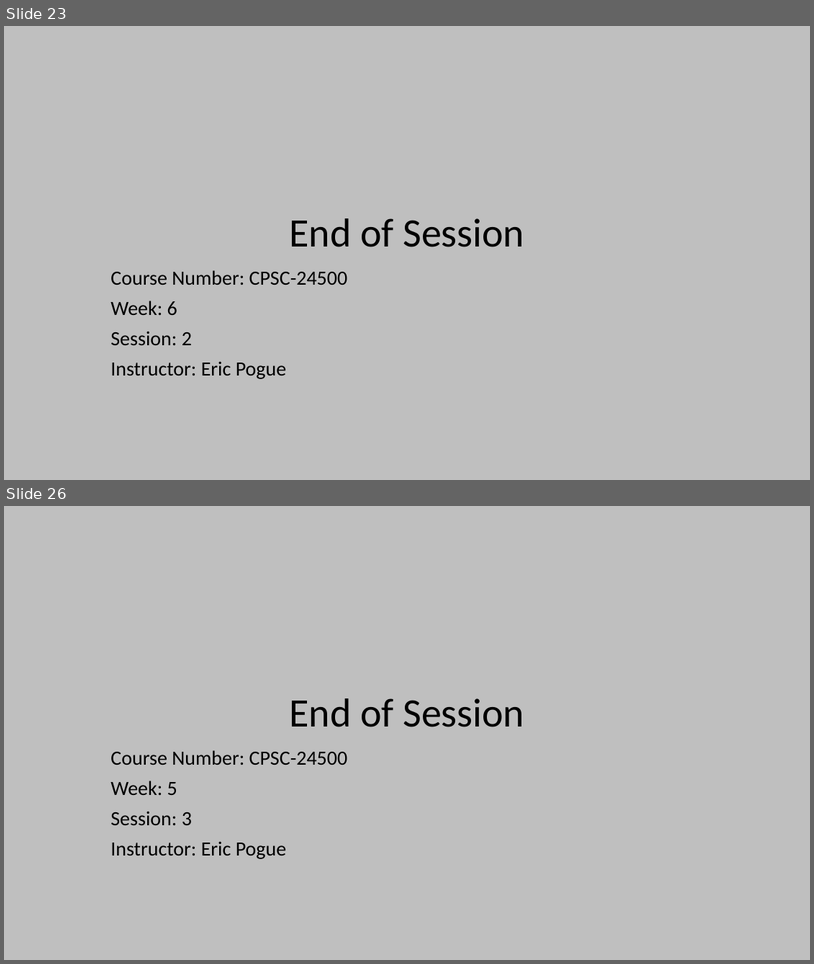
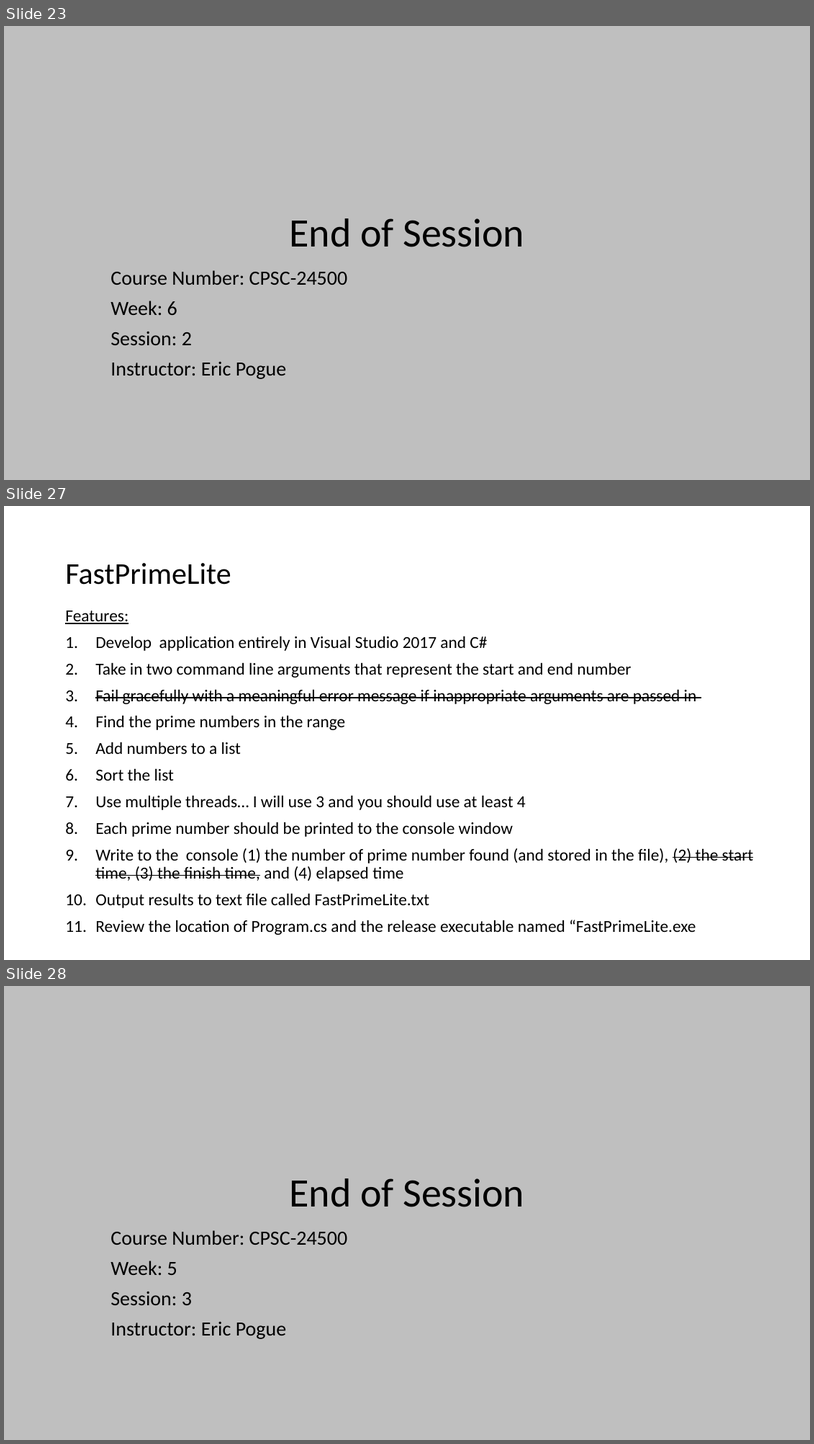
Before and after one commit to EricJPogue/www-epogue-info, a slide deck: CPSC-24500/Week06/2017SpringW06Slides.pptx. Shown one above the other, each under a label of ours: slides 23 and 26 before the commit, slides 23, 27 and 28 after it; the slides between them are not shown. The pictures are 814x964 and 814x1444 pixels, drawn with LibreOffice and Linux fonts; fonts in the diff are those of the drawing. Boxes give left, top, right and bottom in pixels: in the first picture for what was removed or moved away, otherwise in the second. Text is boxed around its words. In the diff, an @@ line names an element or a change of style, - is before the commit and + after.

```diff
--- a/CPSC-24500/Week06/2017SpringW06Slides.pptx
+++ b/CPSC-24500/Week06/2017SpringW06Slides.pptx
@@ slide 27 added at (x1=4, y1=506, x2=810, y2=960), background #FFFFFF @@
@@ title added at (x1=65, y1=563, x2=231, y2=584), 36 pt, text #000000 @@
+FastPrimeLite
@@ text added at (x1=65, y1=610, x2=754, y2=934), 20 pt, text #000000 @@
+Features:
+1. Develop application entirely in Visual Studio 2017 and C#
+2. Take in two command line arguments that represent the start and end number
+3. Fail gracefully with a meaningful error message if inappropriate arguments are passed in
+4. Find the prime numbers in the range
+5. Add numbers to a list
+6. Sort the list
+7. Use multiple threads… I will use 3 and you should use at least 4
+8. Each prime number should be printed to the console window
+9. Write to the console (1) the number of prime number found (and stored in the file), (2) the start time, (3) the finish time, and (4) elapsed time
+10. Output results to text file called FastPrimeLite.txt
+11. Review the location of Program.cs and the release executable named “FastPrimeLite.exe
@@ what was slide 26 is now slide 28 @@
```
Also in this commit, not shown: 2 slides changed, 2 other slides added, 1 slide removed, 4 other files.
